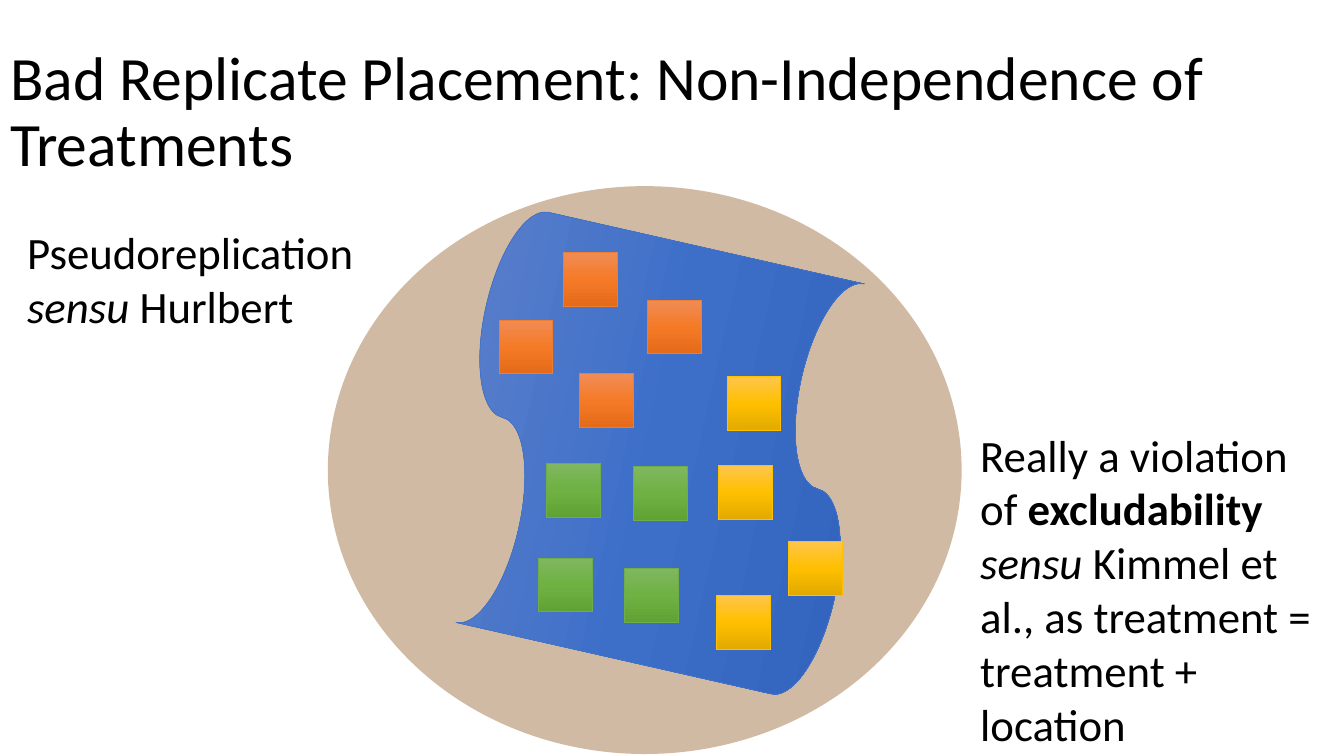
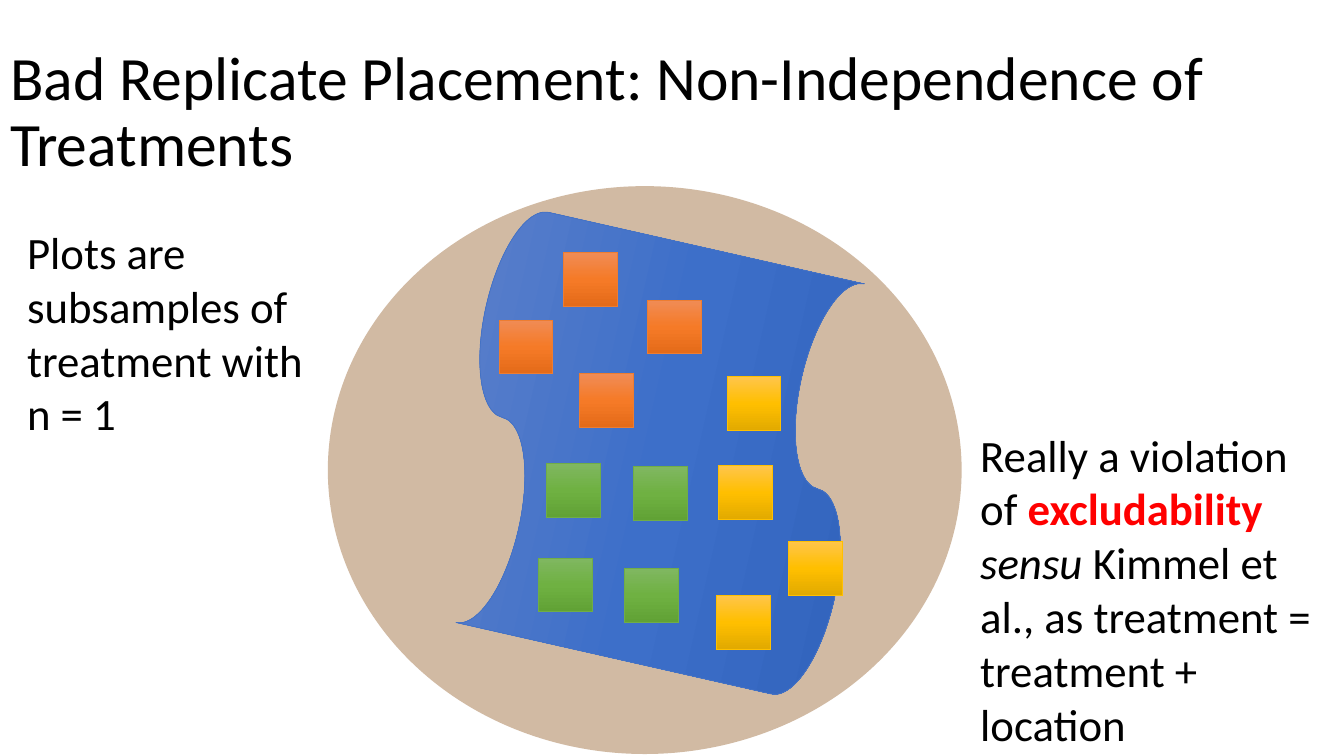
Before and after one commit to biol607/biol607.github.io, a slide deck: slide 20 of lectures/causality_experiments.pptx (slide 35 before the commit). Drawn at 1344x756 pixels with LibreOffice and Linux fonts; fonts in the diff are those of the drawing. Boxes give left, top, right and bottom in pixels: in the first picture for what was removed or moved away, otherwise in the second. Text is boxed around its words. In the diff, an @@ line names an element or a change of style, - is before the commit and + after.

Commit message:
update expermental design lecture 1

```diff
--- a/lectures/causality_experiments.pptx
+++ b/lectures/causality_experiments.pptx
@@ text at [27,238,303,430]: text changed @@
-Pseudoreplication sensu Hurlbert
+Plots are subsamples of treatment with
+n = 1
@@ text "Really a violation of excludability ..." at [980,441,1288,742]: text colour #000000 to #FF0000 in "excludability" @@
```
Also in this commit, not shown: 10 other slides changed, 22 slides added, 22 slides removed.
